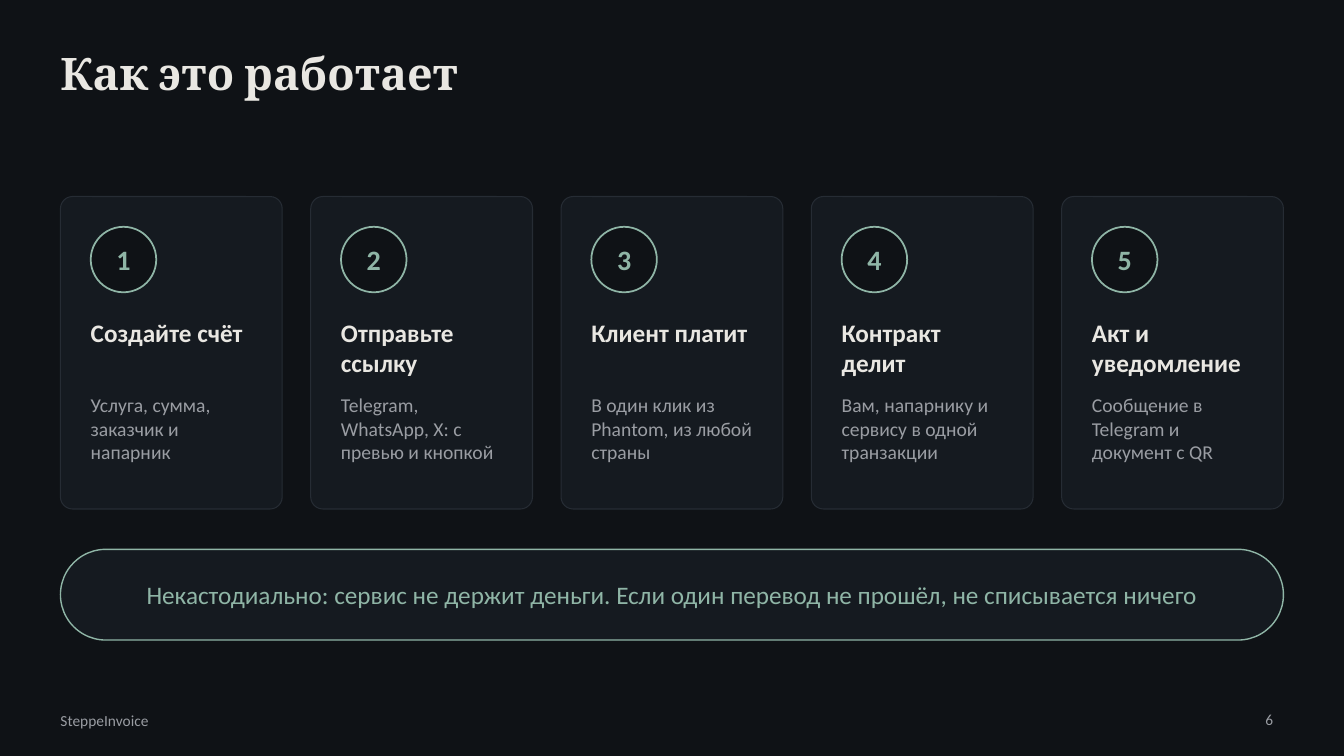
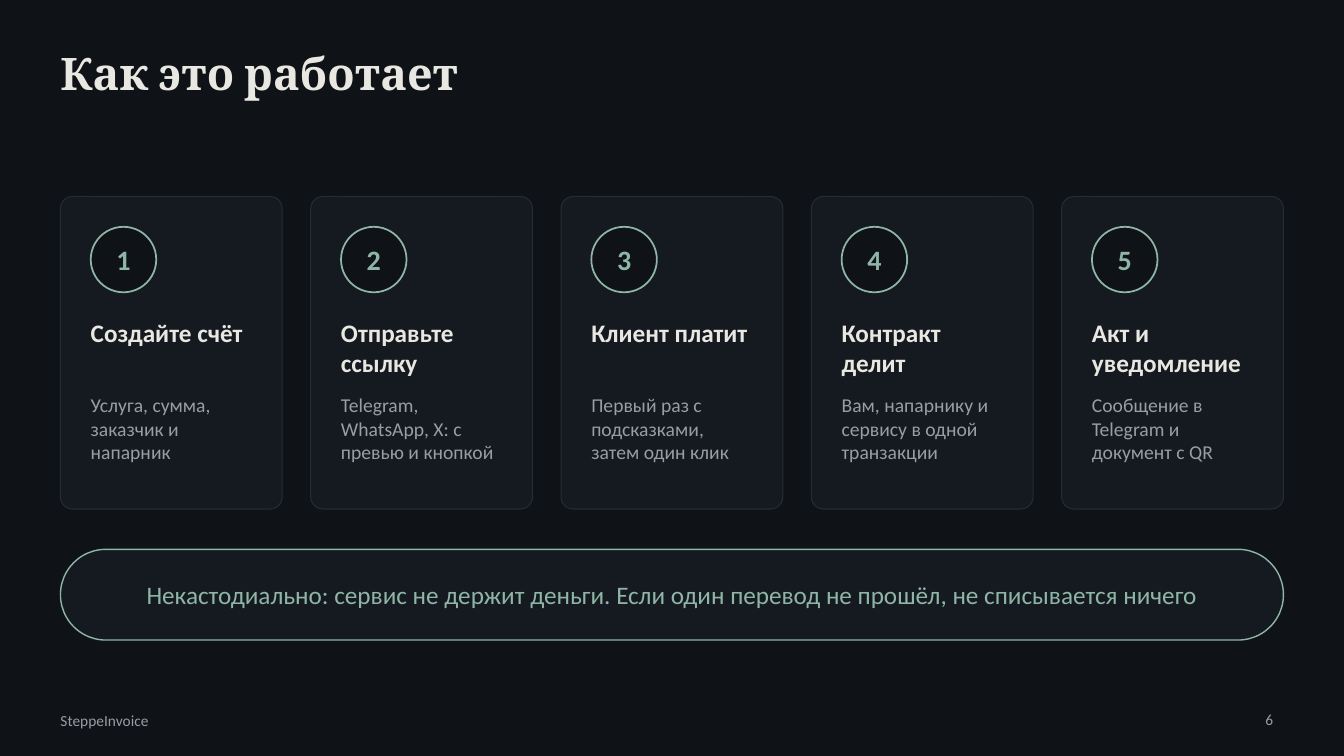
Before and after one commit to OMaRgaLy/solana-project, a slide deck: slide 6 of docs/SteppeInvoice_Presentation.pptx. Drawn at 1344x756 pixels with LibreOffice and Linux fonts; fonts in the diff are those of the drawing. Boxes give left, top, right and bottom in pixels: in the first picture for what was removed or moved away, otherwise in the second. Text is boxed around its words. In the diff, an @@ line names an element or a change of style, - is before the commit and + after.

```diff
--- a/docs/SteppeInvoice_Presentation.pptx
+++ b/docs/SteppeInvoice_Presentation.pptx
@@ text at box(591, 399, 729, 462): text changed @@
-В один клик из Phantom, из любой страны
+Первый раз с подсказками, затем один клик
```
Also in this commit, not shown: 8 other slides changed, 2 other files.
